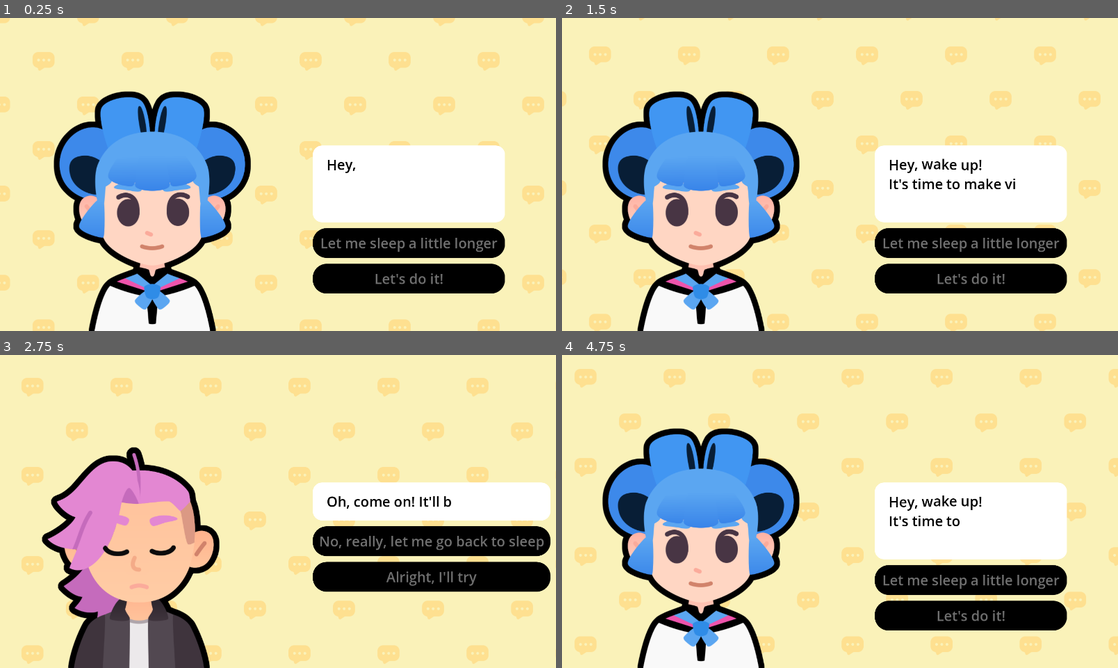
Above: before the commit, frames 1-4 (two rows, left to right).
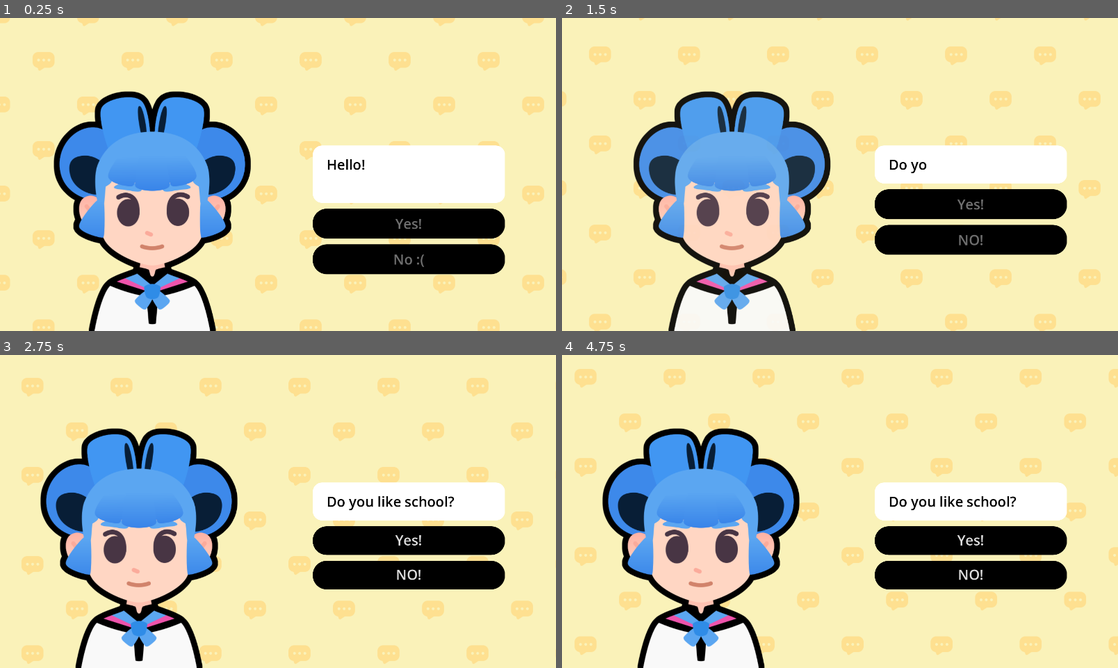
Above: after the commit, the same moments.

Repository: thebigjeffy9/M8-Start-A-Dialoge
Game: Godot game, scene res://lessons/dialogue.tscn
The game is run twice, just before and just after one commit, with the same random seed, the same clock (stepped at 60 frames per second) and the same inputs. The project has no main scene, so this scene is started directly. Sound files missing from this copy of the repository are replaced by a short silence.
Inputs (mouse positions are in pixels of both pictures, inside the frame that each line leads up to):
- Up to frame 1 (0.25 s): no input
- Up to frame 2 (1.5 s): tap Enter at 0.5 s; move the mouse to (962, 158) at 0.52 s; tap Z at 0.6 s; click (962, 158) at 0.67 s; tap Space at 0.77 s; click (973, 224) at 1.25 s, where only the run after the commit has a clickable "Yes!"
- Up to frame 3 (2.75 s): click "Let me sleep a little longer" (after the commit: "Yes!") at 2 s
- Up to frame 4 (4.75 s): click (973, 539) at 2.75 s, where only the run after the commit has a clickable "Yes!"; click "No, really, let me go back to…" (after the commit: "Yes!") at 3.5 s; move the mouse to (728, 527) at 4.27 s; tap Z at 4.35 s; click (728, 527) at 4.42 s; tap Space at 4.52 s

The runs differ from the first frame. In frame 1, 6.8% of the frame differs, in the area x 56-91%, y 45-88%; in frame 2, 26%, in the area x 7-91%, y 23-100%; in frame 3, 24%; in frame 4, 9.6%.

Commit message:
Module 8 lesson 5 done

Diff:
--- a/lessons/dialogue.gd
+++ b/lessons/dialogue.gd
@@ -1,62 +1,16 @@
 extends Control
 
-var expressions := {
-	"happy": preload ("res://assets/emotion_happy.png"),
-	"regular": preload ("res://assets/emotion_regular.png"),
-	"sad": preload ("res://assets/emotion_sad.png"),
-}
+@export var dialogue_items: Array[DialogueItem] = []
 
-var bodies := {
-	"sophia": preload ("res://assets/sophia.png"),
-	"pink": preload ("res://assets/pink.png")
-}
-
-
-var dialogue_items: Array[Dictionary] = [
-	{
-		"expression": expressions["regular"],
-		"text": "[wave]Hey, wake up![/wave]\nIt's time to make video games.",
-		"character": bodies["sophia"],
-		"choices": {
-			"Let me sleep a little longer": 2,
-			"Let's do it!": 1,
-		},
-	},
-	{
-		"expression": expressions["happy"],
-		"text": "Great! Your first task will be to write a [b]dialogue tree[/b].",
-		"character": bodies["sophia"],
-		"choices": {
-			"I will do my best": 3,
-			"No, let me go back to sleep": 2,
-		},
-	},
-	{
-		"expression": expressions["sad"],
-		"text": "Oh, come on! It'll be fun.",
-		"character": bodies["pink"],
-		"choices": {
-			"No, really, let me go back to sleep": 0,
-			"Alright, I'll try": 1,
-		},
-	},
-	{
-		"expression": expressions["happy"],
-		"text": "That's the spirit! [wave]You can do it![/wave]",
-		"character": bodies["pink"],
-		"choices": {"Okay! (Quit)": - 1},
-	},
-]
-
-
+## UI element that shows the texts
 @onready var rich_text_label: RichTextLabel = %RichTextLabel
-
+## Audio player that plays voice sounds while text is being written
 @onready var audio_stream_player: AudioStreamPlayer = %AudioStreamPlayer
-
+## The character
 @onready var body: TextureRect = %Body
-
+## The Expression
 @onready var expression: TextureRect = %Expression
-
+## The container for buttons
 @onready var action_buttons_v_box_container: VBoxContainer = %ActionButtonsVBoxContainer
 
 
@@ -64,62 +18,66 @@
 	show_text(0)
 
 
+## Draws the selected text
+## [param current_item_index] Displays the currently selected index from the dialogue array
 func show_text(current_item_index: int) -> void:
-
+	# We retrieve the current item from the array
 	var current_item := dialogue_items[current_item_index]
-
-	rich_text_label.text = current_item["text"]
-	expression.texture = current_item["expression"]
-	body.texture = current_item["character"]
-	create_buttons(current_item["choices"])
-
+	# We set the initial visible ratio to the text to 0, so we can change it in the tween
 	rich_text_label.visible_ratio = 0.0
-
+	# from the item, we extract the properties.
+	# We set the text to the rich text control
+	# And we set the appropriate expression texture
+	rich_text_label.text = current_item.text
+	expression.texture = current_item.expression
+	body.texture = current_item.character
+	create_buttons(current_item.choices)
+	# We create a tween that will draw the text
 	var tween := create_tween()
-
-	var text_appearing_duration: float = current_item["text"].length() / 30.0
-
+	# A variable that holds the amount of time for the text to show, in seconds
+	# We could write this directly in the tween call, but this is clearer.
+	# We will also use this for deciding on the sound length
+	var text_appearing_duration := (current_item["text"] as String).length() / 30.0
+	# We show the text slowly
 	tween.tween_property(rich_text_label, "visible_ratio", 1.0, text_appearing_duration)
-
+	# We randomize the audio playback's start time to make it sound different
+	# every time.
+	# We obtain the last possible offset in the sound that we can start from
 	var sound_max_offset := audio_stream_player.stream.get_length() - text_appearing_duration
-
+	# We pick a random position on that length
 	var sound_start_position := randf() * sound_max_offset
-
+	# We start playing the sound
 	audio_stream_player.play(sound_start_position)
-
+	# We make sure the sound stops when the text finishes displaying
 	tween.finished.connect(audio_stream_player.stop)
 
-
+	# We animate the character sliding in.
 	slide_in()
-
-
+	# We disable all buttons until the tween completes
 	for button: Button in action_buttons_v_box_container.get_children():
 		button.disabled = true
-	tween.finished.connect(func() -> void:
+	tween.finished.connect( func() -> void:
 		for button: Button in action_buttons_v_box_container.get_children():
 			button.disabled = false
 	)
 
 
-func create_buttons(choices_data: Dictionary) -> void:
-
+## Adds buttons to the buttons container
+## [param choices_data] An array of [DialogChoice]
+func create_buttons(choices_data: Array[DialogueChoice]) -> void:
 	for button in action_buttons_v_box_container.get_children():
 		button.queue_free()
-
-	for choice_text in choices_data:
+	for choice in choices_data:
 		var button := Button.new()
 		action_buttons_v_box_container.add_child(button)
-		button.text = choice_text
-
-		var target_line_idx: int = choices_data[choice_text]
-		if target_line_idx == - 1:
-
+		button.text = choice.text
+		if choice.is_quit == true:
 			button.pressed.connect(get_tree().quit)
 		else:
-
+			var target_line_idx := choice.target_line_idx
 			button.pressed.connect(show_text.bind(target_line_idx))
 
-
+## Animates the character when they start talking
 func slide_in() -> void:
 	var slide_tween := create_tween()
 	slide_tween.set_ease(Tween.EASE_OUT)
--- a/lessons/dialogue.tscn
+++ b/lessons/dialogue.tscn
@@ -1,12 +1,55 @@
-[gd_scene load_steps=9 format=3 uid="uid://chprvwfixox2y"]
+[gd_scene load_steps=18 format=3 uid="uid://chprvwfixox2y"]
 
 [ext_resource type="Theme" uid="uid://cshg3sgf0xxq" path="res://assets/main_theme.tres" id="1_nggfo"]
 [ext_resource type="Script" uid="uid://c673ndsi3esbr" path="res://lessons/dialogue.gd" id="2_n1q1t"]
 [ext_resource type="Shader" uid="uid://dm7717xxg836f" path="res://assets/sliding_background.gdshader" id="3_3nfwl"]
+[ext_resource type="Script" uid="uid://dei5f1ruqnct7" path="res://lessons/dialogue_item.gd" id="3_xlxck"]
 [ext_resource type="Texture2D" uid="uid://bnly1gkbxw6b5" path="res://assets/bubble_pattern.png" id="4_xuy0d"]
 [ext_resource type="Texture2D" uid="uid://copkt78vgp37i" path="res://assets/sophia.png" id="5_g5y1a"]
+[ext_resource type="Script" uid="uid://itdxxii7hrfw" path="res://lessons/dialogue_choice.gd" id="5_ujubm"]
 [ext_resource type="Texture2D" uid="uid://d000xjtr4iqtk" path="res://assets/emotion_regular.png" id="6_bayqr"]
 [ext_resource type="AudioStream" uid="uid://chgko4hmxwxu5" path="res://assets/talking_synth.ogg" id="7_1fga6"]
+
+[sub_resource type="Resource" id="Resource_rjbgl"]
+script = ExtResource("5_ujubm")
+text = "Yes!"
+target_line_idx = 1
+metadata/_custom_type_script = "uid://itdxxii7hrfw"
+
+[sub_resource type="Resource" id="Resource_gkm7m"]
+script = ExtResource("5_ujubm")
+text = "No :("
+is_quit = true
+metadata/_custom_type_script = "uid://itdxxii7hrfw"
+
+[sub_resource type="Resource" id="Resource_1m3r0"]
+script = ExtResource("3_xlxck")
+choices = Array[ExtResource("5_ujubm")]([SubResource("Resource_rjbgl"), SubResource("Resource_gkm7m")])
+text = "Hello! Do you like Godot?"
+metadata/_custom_type_script = "uid://dei5f1ruqnct7"
+
+[sub_resource type="Resource" id="Resource_xlxck"]
+script = ExtResource("5_ujubm")
+text = "Yes!"
+target_line_idx = 1
+metadata/_custom_type_script = "uid://itdxxii7hrfw"
+
+[sub_resource type="Resource" id="Resource_ujubm"]
+script = ExtResource("5_ujubm")
+text = "NO!"
+is_quit = true
+metadata/_custom_type_script = "uid://itdxxii7hrfw"
+
+[sub_resource type="Resource" id="Resource_1f3kq"]
+script = ExtResource("3_xlxck")
+choices = Array[ExtResource("5_ujubm")]([SubResource("Resource_xlxck"), SubResource("Resource_ujubm")])
+text = "Do you like school?"
+metadata/_custom_type_script = "uid://dei5f1ruqnct7"
+
+[sub_resource type="Resource" id="Resource_m4u2h"]
+script = ExtResource("3_xlxck")
+text = "Do you like video games?"
+metadata/_custom_type_script = "uid://dei5f1ruqnct7"
 
 [sub_resource type="ShaderMaterial" id="ShaderMaterial_efgpg"]
 shader = ExtResource("3_3nfwl")
@@ -24,6 +67,7 @@
 grow_vertical = 2
 theme = ExtResource("1_nggfo")
 script = ExtResource("2_n1q1t")
+dialogue_items = Array[ExtResource("3_xlxck")]([SubResource("Resource_1m3r0"), SubResource("Resource_1f3kq"), SubResource("Resource_m4u2h")])
 
 [node name="Background" type="ColorRect" parent="."]
 material = SubResource("ShaderMaterial_efgpg")
--- /dev/null
+++ b/lessons/dialogue_choice.gd
@@ -0,0 +1,5 @@
+class_name DialogueChoice extends Resource
+
+@export var text := ""
+@export_range(0, 20) var target_line_idx := 0
+@export var is_quit := false
--- /dev/null
+++ b/lessons/dialogue_item.gd
@@ -0,0 +1,3 @@
+class_name DialogueItem extends SlideShowEntry
+
+@export var choices: Array[DialogueChoice] = []
--- a/lessons/slideshow.gd
+++ b/lessons/slideshow.gd
@@ -1,57 +1,6 @@
 extends Control
 
-var expressions := {
-	"happy": preload ("res://assets/emotion_happy.png"),
-	"regular": preload ("res://assets/emotion_regular.png"),
-	"sad": preload ("res://assets/emotion_sad.png"),
-}
-
-var bodies := {
-	"sophia": preload ("res://assets/sophia.png"),
-	"pink": preload ("res://assets/pink.png")
-}
-
-## An array of dictionaries. Each dictionary has three properties:
-## - expression: a [code]Texture[/code] containing an expression
-## - text: a [code]String[/code] containing the text the character says
-## - character: a [code]Texture[/code] representing the character
-var dialogue_items: Array[Dictionary] = [
-	{
-		"expression": expressions["regular"],
-		"text": "I've been learning about [wave]Arrays and Dictionaries[/wave]",
-		"character": bodies["sophia"]
-	},
-	{
-		"expression": expressions["regular"],
-		"text": "How has it been going?",
-		"character": bodies["pink"]
-	},
-	{
-		"expression": expressions["sad"],
-		"text": "... Well... it is a little bit [shake]complicated[/shake]!",
-		"character": bodies["sophia"]
-	},
-	{
-		"expression": expressions["sad"],
-		"text": "Oh!",
-		"character": bodies["pink"]
-	},
-	{
-		"expression": expressions["regular"],
-		"text": "I believe in you!",
-		"character": bodies["pink"]
-	},
-	{
-		"expression": expressions["happy"],
-		"text": "If you stick to it, you'll eventually make it!",
-		"character": bodies["pink"]
-	},
-	{
-		"expression": expressions["happy"],
-		"text": "That's it! Let's [tornado freq=3.0][rainbow val=1.0]GOOOOOO!!![/rainbow][/tornado]",
-		"character": bodies["sophia"]
-	}
-]
+@export var dialogue_items: Array[SlideShowEntry] = []
 var current_item_index := 0
 
 ## UI element that shows the texts
@@ -70,7 +19,6 @@
 	show_text()
 	next_button.pressed.connect(advance)
 
-
 ## Draws the current text to the rich text element
 func show_text() -> void:
 	# We retrieve the current item from the array
@@ -78,10 +26,9 @@
 	# from the item, we extract the properties.
 	# We set the text to the rich text control
 	# And we set the appropriate expression texture
-	rich_text_label.text = current_item["text"]
-	expression.texture = current_item["expression"]
-	body.texture = current_item["character"]
-
+	rich_text_label.text = current_item.text
+	expression.texture = current_item.expression
+	body.texture = current_item.character
 	# We set the initial visible ratio to the text to 0, so we can change it in the tween
 	rich_text_label.visible_ratio = 0.0
 	# We create a tween that will draw the text
@@ -89,7 +36,7 @@
 	# A variable that holds the amount of time for the text to show, in seconds
 	# We could write this directly in the tween call, but this is clearer.
 	# We will also use this for deciding on the sound length
-	var text_appearing_duration: float = current_item["text"].length() / 30.0
+	var text_appearing_duration := (current_item["text"] as String).length() / 30.0
 	# We show the text slowly
 	tween.tween_property(rich_text_label, "visible_ratio", 1.0, text_appearing_duration)
 	# We randomize the audio playback's start time to make it sound different
@@ -102,15 +49,7 @@
 	audio_stream_player.play(sound_start_position)
 	# We make sure the sound stops when the text finishes displaying
 	tween.finished.connect(audio_stream_player.stop)
-
-	# We animate the character sliding in.
 	slide_in()
-
-	# Finally, we disable the next button until the text finishes displaying.
-	next_button.disabled = true
-	tween.finished.connect(func() -> void:
-		next_button.disabled = false
-	)
 
 
 ## Progresses to the next slide.
--- a/lessons/slideshow.tscn
+++ b/lessons/slideshow.tscn
@@ -1,12 +1,30 @@
-[gd_scene load_steps=11 format=3 uid="uid://bqls3o5daeu2s"]
+[gd_scene load_steps=16 format=3 uid="uid://bqls3o5daeu2s"]
 
 [ext_resource type="Theme" uid="uid://cshg3sgf0xxq" path="res://assets/main_theme.tres" id="1_628t2"]
 [ext_resource type="Script" uid="uid://cheh7b73m0fds" path="res://lessons/slideshow.gd" id="2_wbt3f"]
+[ext_resource type="Script" uid="uid://ci0bnowe7sdmx" path="res://lessons/slideshow_entry.gd" id="3_8mm5q"]
 [ext_resource type="Shader" uid="uid://dm7717xxg836f" path="res://assets/sliding_background.gdshader" id="3_qyyxv"]
 [ext_resource type="Texture2D" uid="uid://bnly1gkbxw6b5" path="res://assets/bubble_pattern.png" id="4_s7o0p"]
 [ext_resource type="Texture2D" uid="uid://copkt78vgp37i" path="res://assets/sophia.png" id="5_omd3l"]
+[ext_resource type="Texture2D" uid="uid://dchimpdsnda13" path="res://assets/emotion_happy.png" id="6_ct2eq"]
 [ext_resource type="Texture2D" uid="uid://d000xjtr4iqtk" path="res://assets/emotion_regular.png" id="6_vfoky"]
 [ext_resource type="AudioStream" uid="uid://chgko4hmxwxu5" path="res://assets/talking_synth.ogg" id="7_nppuw"]
+
+[sub_resource type="Resource" id="Resource_ct2eq"]
+script = ExtResource("3_8mm5q")
+text = "I've decided to use [wave]Resources[/wave]!"
+metadata/_custom_type_script = "uid://ci0bnowe7sdmx"
+
+[sub_resource type="Resource" id="Resource_nfiii"]
+script = ExtResource("3_8mm5q")
+expression = ExtResource("6_ct2eq")
+text = "And now my properties are all well typed!"
+metadata/_custom_type_script = "uid://ci0bnowe7sdmx"
+
+[sub_resource type="Resource" id="Resource_ssdh4"]
+script = ExtResource("3_8mm5q")
+text = "It feels [tornado]Fancy![/tornado]"
+metadata/_custom_type_script = "uid://ci0bnowe7sdmx"
 
 [sub_resource type="ShaderMaterial" id="ShaderMaterial_efgpg"]
 shader = ExtResource("3_qyyxv")
@@ -30,6 +48,7 @@
 grow_vertical = 2
 theme = ExtResource("1_628t2")
 script = ExtResource("2_wbt3f")
+dialogue_items = Array[ExtResource("3_8mm5q")]([SubResource("Resource_ct2eq"), SubResource("Resource_nfiii"), SubResource("Resource_ssdh4")])
 
 [node name="Background" type="ColorRect" parent="."]
 material = SubResource("ShaderMaterial_efgpg")
--- /dev/null
+++ b/lessons/slideshow_entry.gd
@@ -0,0 +1,5 @@
+class_name SlideShowEntry extends Resource
+
+@export var expression := preload("res://assets/emotion_regular.png")
+@export var character := preload("res://assets/sophia.png")
+@export_multiline var text := ""
--- /dev/null
+++ b/lessons/test_slideshow_entry.tres
@@ -0,0 +1,7 @@
+[gd_resource type="Resource" script_class="SlideShowEntry" load_steps=2 format=3 uid="uid://jeuxgxqi50cr"]
+
+[ext_resource type="Script" uid="uid://ci0bnowe7sdmx" path="res://lessons/slideshow_entry.gd" id="1_qkxq3"]
+
+[resource]
+script = ExtResource("1_qkxq3")
+metadata/_custom_type_script = "uid://ci0bnowe7sdmx"
Not shown, added: lessons/dialogue_choice.gd.uid
Not shown, added: lessons/dialogue_item.gd.uid
Not shown, added: lessons/slideshow_entry.gd.uid
